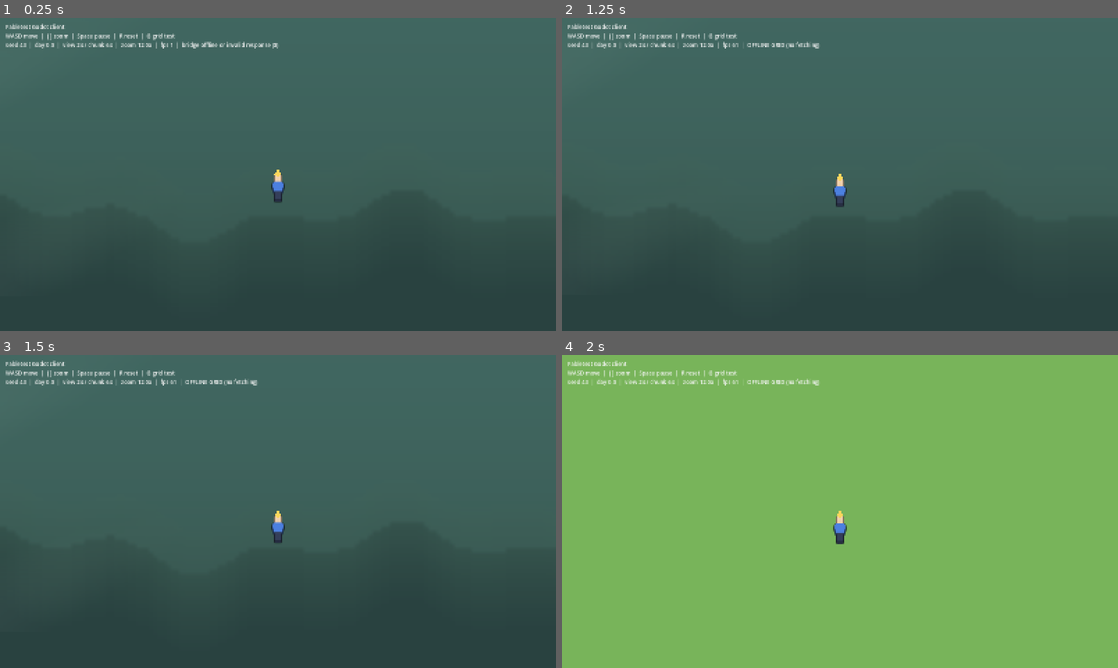
Above: before the commit, frames 1-4 (two rows, left to right).
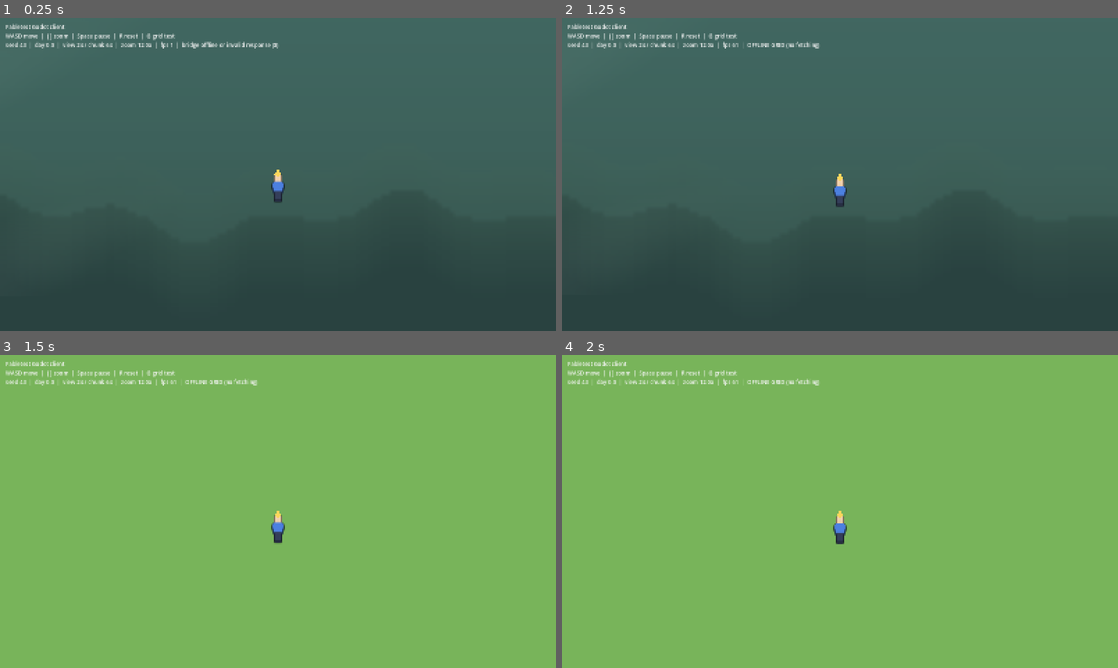
Above: after the commit, the same moments.

Repository: alivemachine/fabletest
Game: Godot game, scene res://scenes/main.tscn
The game is run twice, just before and just after one commit, with the same random seed, the same clock (stepped at 60 frames per second) and the same inputs.
Inputs:
- Up to frame 1 (0.25 s): no input
- Up to frame 2 (1.25 s): tap Enter at 0.5 s; hold W from 0.53 s (still down); tap G at 0.6 s; tap Space at 0.77 s
- Up to frame 3 (1.5 s): keep holding W; tap R at 1.35 s
- Up to frame 4 (2 s): keep holding W; tap Space at 1.52 s

Frames 1-2 are identical in both runs. In frame 3, 100% of the frame differs, in the area x 0-100%, y 0-100%; in frame 4, nothing differs.

Commit message:
Wire texture_db into main.gd: load Supabase index on startup

Diff:
--- a/godot_client/scripts/main.gd
+++ b/godot_client/scripts/main.gd
@@ -30,6 +30,10 @@
 @export var relief_scale := 72.0
 ## Base height of the water surface column in pixels.
 @export var water_column_height := 8.0
+
+@export_group("Textures")
+## Supabase public bucket URL — leave empty to skip texture loading.
+@export var texture_base_url := "https://lhgflevvgvnsziaxrcwu.supabase.co/storage/v1/object/public/textures"
 
 @export_group("Simulation")
 @export var sim_speed := 0.35
@@ -68,6 +72,7 @@
 var http: HTTPRequest
 var sky_rect: ColorRect
 var backdrop_layers: Array = []
+var tex_db: Node  # TextureDB instance (null if URL not set)
 
 
 func _ready() -> void:
@@ -79,6 +84,7 @@
 	_build_hud()
 	_build_http()
 	_layout_scene()
+	_init_texture_db()
 	prefetch_center_uv = world_uv
 	if offline_grid:
 		# Start on the static grey grid so smoothness can be verified before any
@@ -284,6 +290,17 @@
 	http.use_threads = true
 	add_child(http)
 	http.request_completed.connect(_on_request_completed)
+
+
+func _init_texture_db() -> void:
+	if texture_base_url.is_empty():
+		return
+	var TextureDB = load("res://scripts/texture_db.gd")
+	tex_db = TextureDB.new()
+	add_child(tex_db)
+	tex_db.index_loaded.connect(func(count): print("[TextureDB] loaded %d assets from Supabase" % count))
+	tex_db.index_failed.connect(func(reason): push_warning("[TextureDB] failed: " + reason))
+	tex_db.load_index(texture_base_url)
 
 
 func _movement_input() -> Vector2:
